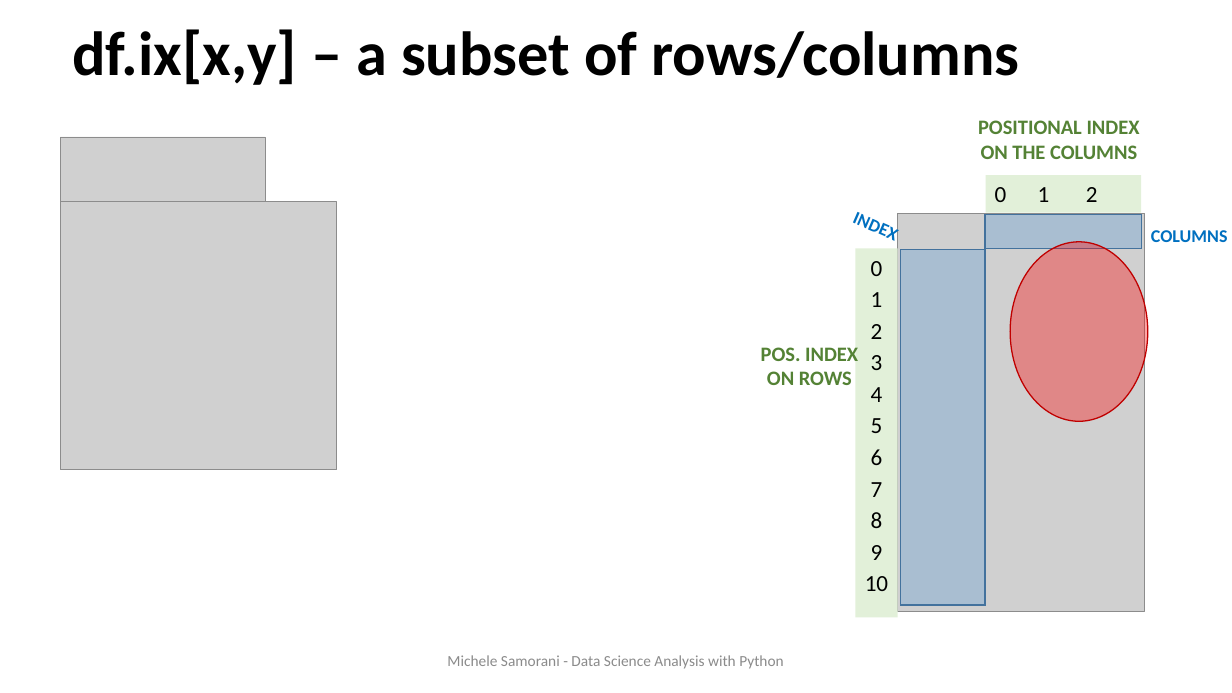
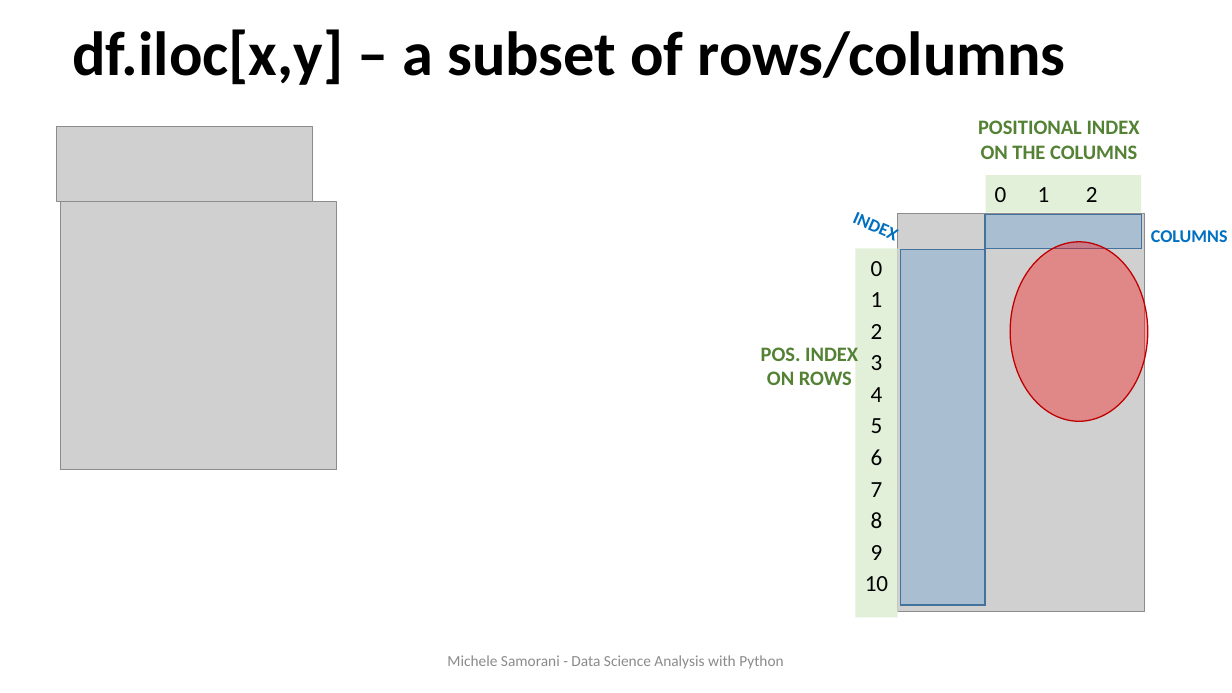
Before and after one commit to samorani/Data-Science-Analysis-with-Python, a slide deck: slide 9 of Module 4 -- pandas.DataFrame/Module 4 DataFrame.pptx. Drawn at 1232x693 pixels with LibreOffice and Linux fonts; fonts in the diff are those of the drawing; grey boxes stand for pictures. Boxes give left, top, right and bottom in pixels: in the first picture for what was removed or moved away, otherwise in the second. Text is boxed around its words. In the diff, an @@ line names an element or a change of style, - is before the commit and + after.

```diff
--- a/Module 4 -- pandas.DataFrame/Module 4 DataFrame.pptx
+++ b/Module 4 -- pandas.DataFrame/Module 4 DataFrame.pptx
@@ title at bbox=[72, 29, 1066, 85]: text changed @@
-df.ix[x,y] – a subset of rows/columns
+df.iloc[x,y] – a subset of rows/columns
@@ picture: place and size @@
-picture at bbox=[60, 137, 265, 201]
+picture at bbox=[57, 127, 313, 201]
```
Also in this commit, not shown: 5 other slides changed, 4 slides added.
